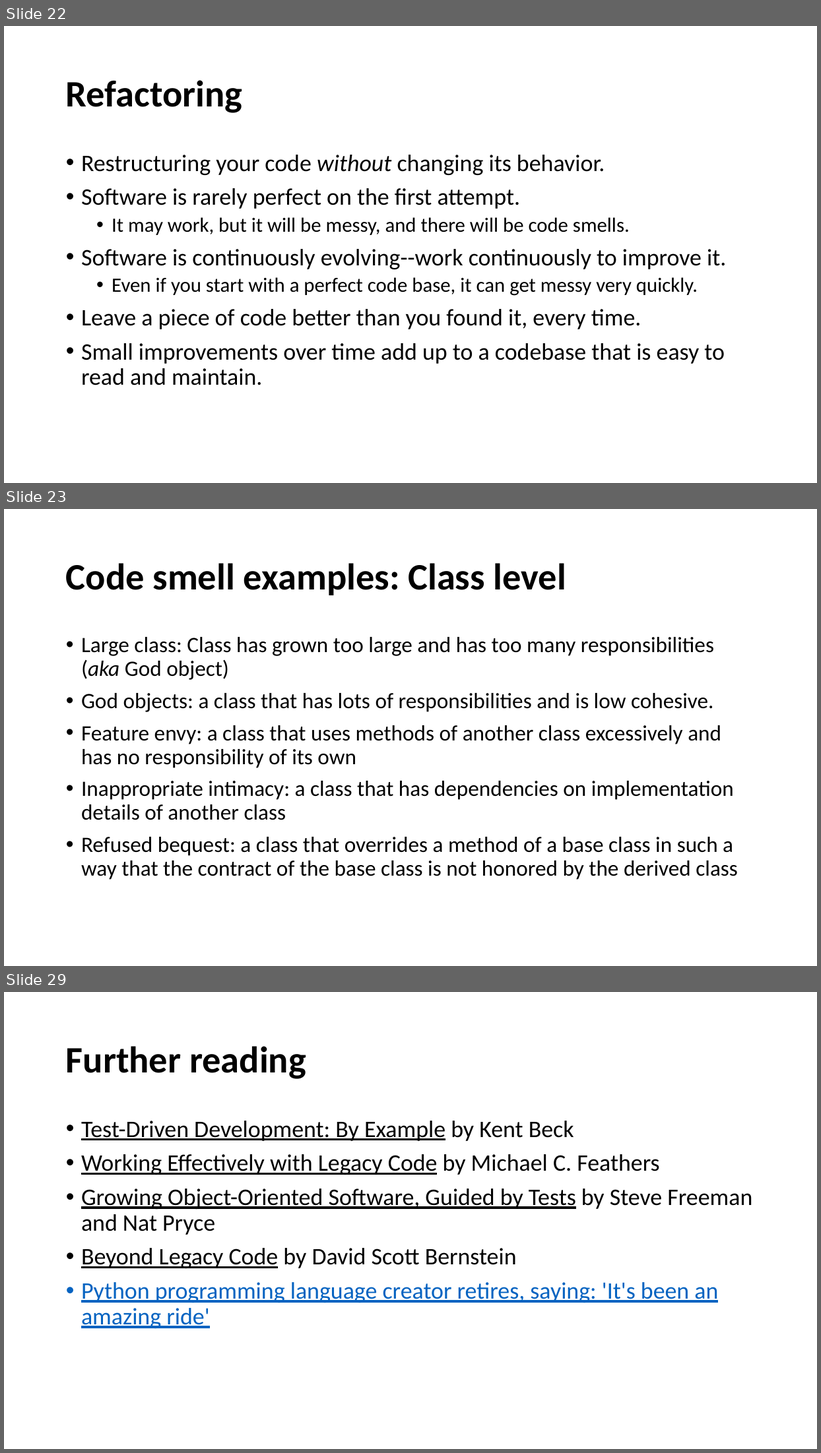
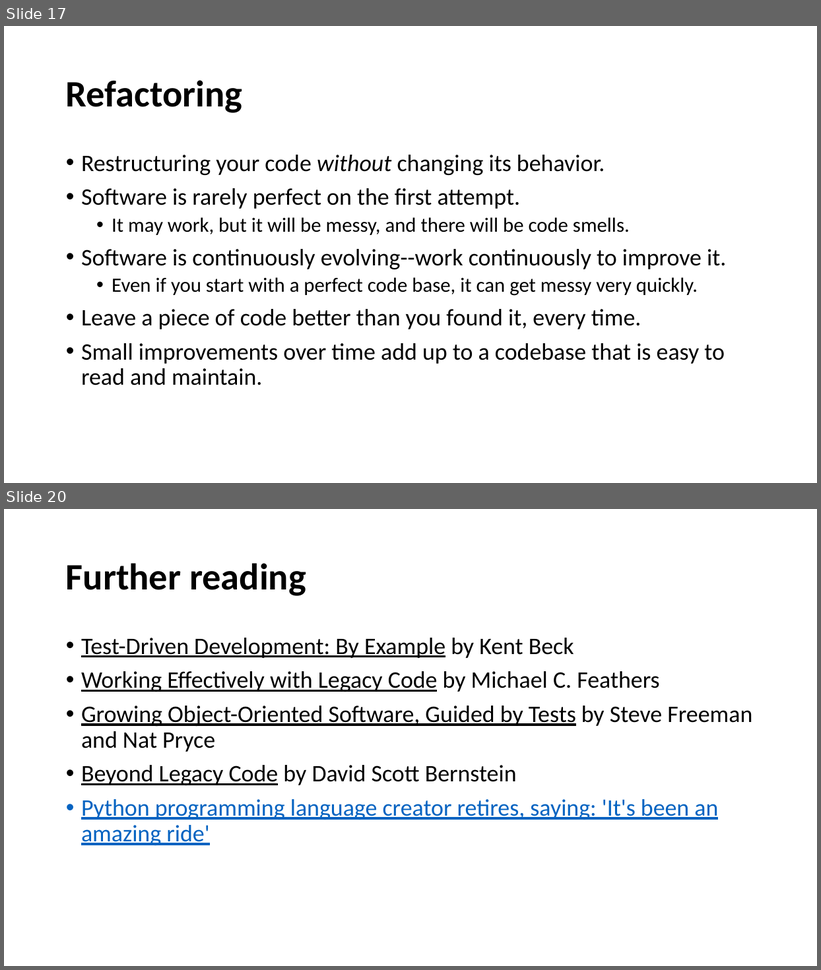
Before and after one commit to cebartling/test-driven, a slide deck: presentations/Introduction to Test-Driven Development.pptx. Shown one above the other, each under a label of ours: slides 22, 23 and 29 before the commit, slides 17 and 20 after it; the slides between them are not shown. The pictures are 821x1453 and 821x970 pixels, drawn with LibreOffice and Linux fonts; fonts in the diff are those of the drawing. Boxes give left, top, right and bottom in pixels: in the first picture for what was removed or moved away, otherwise in the second. Text is boxed around its words. In the diff, an @@ line names an element or a change of style, - is before the commit and + after.

```diff
--- a/presentations/Introduction to Test-Driven Development.pptx
+++ b/presentations/Introduction to Test-Driven Development.pptx
@@ slide 23 removed at [4, 509, 817, 966], background #FFFFFF @@
@@ title removed at [66, 563, 566, 595] @@
-Code smell examples: Class level
@@ text removed at [81, 637, 738, 880] @@
-• Large class: Class has grown too large and has too many responsibilities (aka God object)
-• God objects: a class that has lots of responsibilities and is low cohesive.
-• Feature envy: a class that uses methods of another class excessively and has no responsibility of its own
-• Inappropriate intimacy: a class that has dependencies on implementation details of another class
-• Refused bequest: a class that overrides a method of a base class in such a way that the contract of the base class is not honored by the derived class
@@ what was slide 22 is now slide 17 @@
@@ what was slide 29 is now slide 20 @@
```
Also in this commit, not shown: 6 slides changed, 1 slide added, 9 other slides removed, 1 other file.
